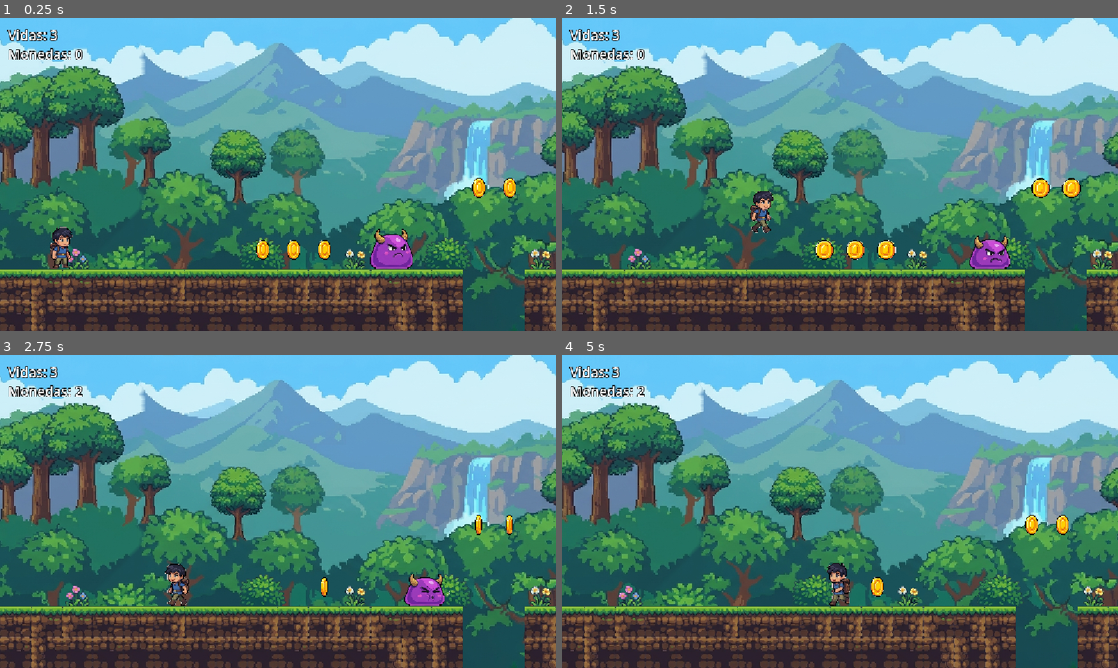
Above: before the commit, frames 1-4 (two rows, left to right).
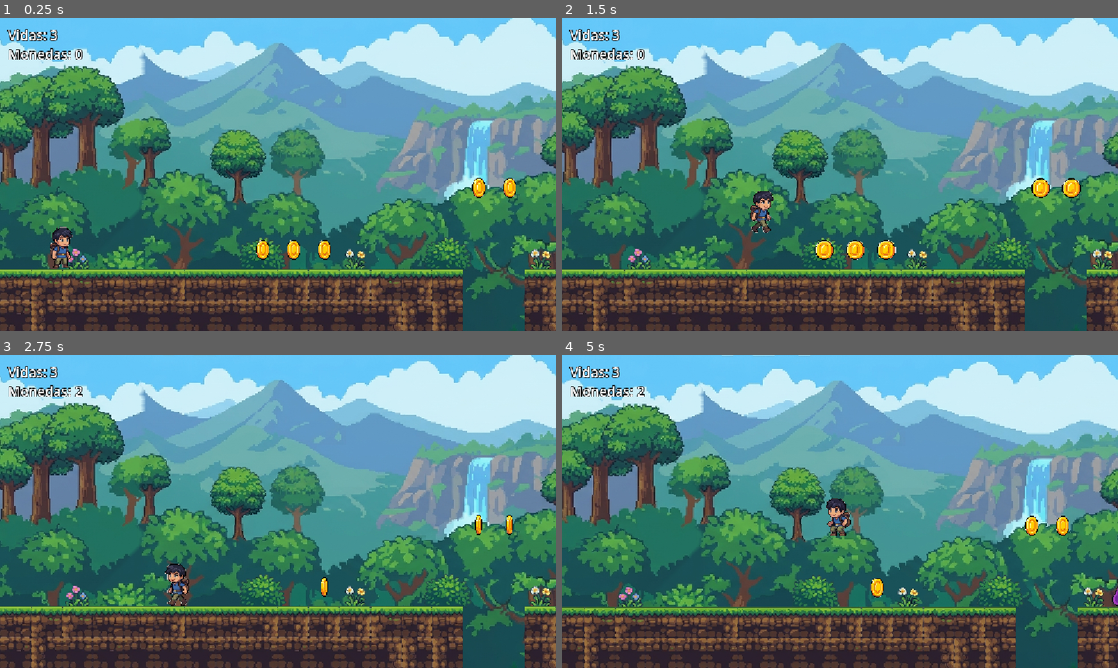
Above: after the commit, the same moments.

Repository: joseacunab/godot---desarrollo-solo
Game: Godot game, scene res://assets/Escenas/principal.tscn
Same seed, same stepped clock (60 frames per second), same inputs: the game is played once before the commit and once after it.
Inputs:
- Up to frame 1 (0.25 s): no input
- Up to frame 2 (1.5 s): tap Enter (ui_accept) at 0.5, 0.77 s; hold Right (ui_right) from 0.53 s (still down)
- Up to frame 3 (2.75 s): tap Enter (ui_accept) at 1.52 s; release Right (ui_right) at 2.03 s; hold Left (ui_left) from 2.03 s (still down)
- Up to frame 4 (5 s): release Left (ui_left) at 2.78 s; hold Right (ui_right) 2.78-4.28 s; tap Enter (ui_accept) at 3.02, 3.77, 4.52 s; hold Left (ui_left) from 4.28 s (still down)

The runs differ from the first frame. In frame 1, 0.8% of the frame differs, in the area x 66-75%, y 67-81%; in frame 2, 0.6%; in frame 3, 0.6%; in frame 4, 11%, in the area x 0-100%, y 0-100%.

Commit message:
Añade invencibilidad tras un golpe y aleja Slime1 del inicio
- jugador.gd: 1,5 s de invencibilidad (volverse_invencible /
  es_invencible) con el sprite parpadeando mientras dura.
- principal.gd: perder_vida() vuelve invencible al jugador al
  reaparecer. La zona de muerte sigue quitando vida siempre.
- slime.gd: revisa el contacto cada frame en lugar de body_entered;
  no golpea a un jugador invencible, pero sí puede ser aplastado.
- nivel_largo.tscn: marcador Slime1 de x 800 a x 1500.

Co-Authored-By: Claude Opus 5.5 <noreply@anthropic.com>

Diff:
--- a/assets/Escenas/nivel_largo.tscn
+++ b/assets/Escenas/nivel_largo.tscn
@@ -243,7 +243,7 @@
 [node name="Slimes" type="Node2D" parent="Marcadores"]
 
 [node name="Slime1" type="Marker2D" parent="Marcadores/Slimes"]
-position = Vector2(800, 640)
+position = Vector2(1500, 640)
 
 [node name="Slime2" type="Marker2D" parent="Marcadores/Slimes"]
 position = Vector2(1824, 576)
--- a/assets/Scripts/jugador.gd
+++ b/assets/Scripts/jugador.gd
@@ -5,6 +5,8 @@
 const JUMP_VELOCITY = -550.0
 
 const REBOTE_VELOCITY = -400.0
+const TIEMPO_INVENCIBLE = 1.5
+const PERIODO_PARPADEO = 0.2
 
 signal vidas_cambiadas(vidas: int)
 signal monedas_cambiadas(monedas: int)
@@ -19,9 +21,17 @@
 		monedas = valor
 		monedas_cambiadas.emit(monedas)
 
+# Segundos de invencibilidad que quedan (0 = vulnerable).
+var tiempo_invencible := 0.0
+
 @onready var anim = $Sprite2D
 
 func _physics_process(delta: float) -> void:
+	# Mientras es invencible el sprite parpadea.
+	if tiempo_invencible > 0.0:
+		tiempo_invencible = max(tiempo_invencible - delta, 0.0)
+		anim.visible = tiempo_invencible == 0.0 or fmod(tiempo_invencible, PERIODO_PARPADEO) < PERIODO_PARPADEO / 2.0
+
 	# Add the gravity.
 	if not is_on_floor():
 		velocity += get_gravity() * delta
@@ -56,6 +66,14 @@
 	return colision.global_position.y + colision.shape.get_rect().end.y
 
 
+func volverse_invencible() -> void:
+	tiempo_invencible = TIEMPO_INVENCIBLE
+
+
+func es_invencible() -> bool:
+	return tiempo_invencible > 0.0
+
+
 # Impulso hacia arriba al aplastar a un enemigo.
 func rebotar() -> void:
 	velocity.y = REBOTE_VELOCITY
--- a/assets/Scripts/principal.gd
+++ b/assets/Scripts/principal.gd
@@ -53,6 +53,8 @@
 		# Sin vidas: se reinicia el nivel (diferido, estamos en un callback de física).
 		get_tree().reload_current_scene.call_deferred()
 	else:
+		# Invencible desde ya, para que otro slime no lo golpee en este mismo frame.
+		jugador.volverse_invencible()
 		colocar_jugador.call_deferred()
 
 
--- a/assets/Scripts/slime.gd
+++ b/assets/Scripts/slime.gd
@@ -13,7 +13,6 @@
 
 
 func _ready() -> void:
-	deteccion.body_entered.connect(_on_deteccion_body_entered)
 	_actualizar_detector()
 
 
@@ -28,6 +27,12 @@
 		direccion = -direccion
 		_actualizar_detector()
 
+	# Se revisa el contacto cada frame (no sólo al entrar) para que, si el jugador
+	# sigue encima del slime al terminar su invencibilidad, reciba el golpe.
+	for otro in deteccion.get_overlapping_bodies():
+		if otro.is_in_group("jugador"):
+			_tocar_jugador(otro)
+
 
 func _actualizar_detector() -> void:
 	# El rayo mira hacia abajo justo delante del slime, en el sentido de la marcha.
@@ -35,13 +40,11 @@
 	detector_borde.position.x = direccion * (medio_ancho + 4.0)
 
 
-func _on_deteccion_body_entered(otro: Node2D) -> void:
-	if not otro.is_in_group("jugador"):
-		return
+func _tocar_jugador(jugador: CharacterBody2D) -> void:
 	# Si el jugador cae y sus pies están por encima del centro del slime, lo aplasta.
 	var centro_y := cuerpo.global_position.y
-	if otro.velocity.y > 0.0 and otro.pies_y() < centro_y:
-		otro.rebotar()
+	if jugador.velocity.y > 0.0 and jugador.pies_y() < centro_y:
+		jugador.rebotar()
 		queue_free()
-	else:
+	elif not jugador.es_invencible():
 		jugador_golpeado.emit()
Not shown, changed: CLAUDE.md
